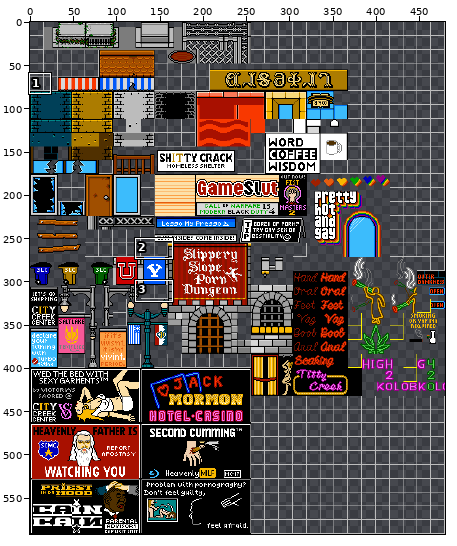
One commit to this sprite sheet: tilesheets/Salt_Lakebed_City/salt_lakebed_city.png. Above, an overview of the earlier version with the close-up marked.
Close-up. As it was:
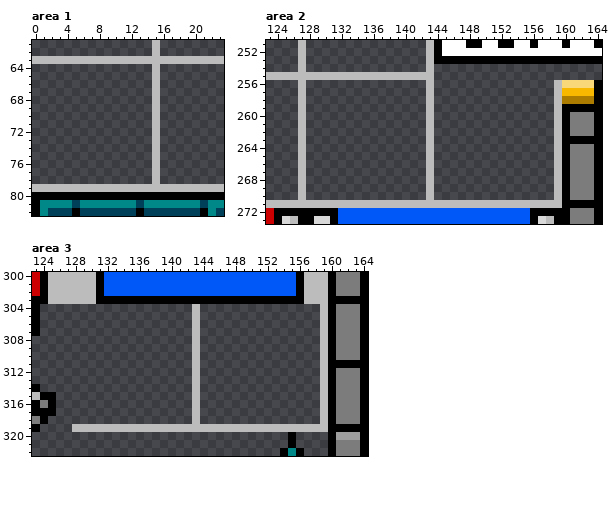
The file is 480x592 pixels. Colours within 5 levels of each other are drawn and written as one. Shown: area 1: x 0..23, y 61..82; area 2: x 123..164, y 251..273; area 3: x 123..164, y 300..322. The commit also changed other parts of the picture, which this record leaves out.
Once edited:
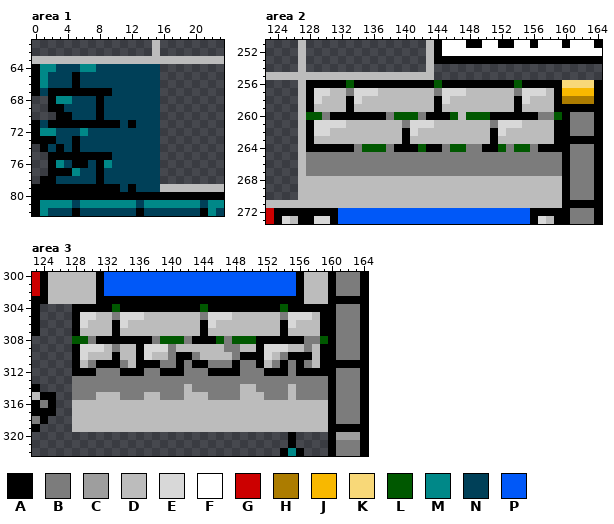
Palette (. is transparent): A #000000  B #7c7c7c  C #9e9e9e  D #bcbcbc  E #d8d8d8  F #ffffff  G #cc0000  H #ac7c00  J #f8b800  K #f8d878  L #005800  M #008888  N #004058  P #0058f8
Changes in this commit:
--- area 1
@@ x 0..23 @@
 63 DDDDDDDDDDDDDDDDDDDDDDDD
-64 ...............D........
-65 ...............D........
-66 ...............D........
-67 ...............D........
-68 ...............D........
-69 ...............D........
-70 ...............D........
-71 ...............D........
-72 ...............D........
-73 ...............D........
-74 ...............D........
-75 ...............D........
-76 ...............D........
-77 ...............D........
-78 ...............D........
-79 DDDDDDDDDDDDDDDDDDDDDDDD
+64 AMMNNNMMNNNNNNNN........
+65 AMNNNANNNNNNNNNN........
+66 AMNNNANNNNNNNNNN........
+67 ANAAAAAAAANNNNNN........
+68 ..AMMNNNANNNNNNN........
+69 ..AANNNNANNNNNNN........
+70 ...AANNNANNNNNNN........
+71 ANAAAAAAAAANANNN........
+72 AMMNNNMNNNNNNNNN........
+73 AAANNANNNNNNNNNN........
+74 .ANANANNNNNNNNNN........
+75 ..AAAAAAAANNNNNN........
+76 ..AMNAANAMNNNNNN........
+77 ..AAAMNNANNNNNNN........
+78 .AANNNNNANNNNNNN........
+79 AAAAAAAAAAANANNNDDDDDDDD
 80 AAAAAAAAAAAAAAAAAAAAAAAA
--- area 2
@@ x 123..164 @@
 255 DDDDDDDDDDDDDDDDDDDDD.....................
-256 ....D...............D...............DKKKKA
-257 ....D...............D...............DJJJJA
-258 ....D...............D...............DHHHHA
-259 ....D...............D...............DAAAAA
-260 ....D...............D...............DABBBA
-261 ....D...............D...............DABBBA
-262 ....D...............D...............DABBBA
-263 ....D...............D...............DAAAAA
-264 ....D...............D...............DABBBA
-265 ....D...............D...............DABBBA
-266 ....D...............D...............DABBBA
-267 ....D...............D...............DABBBA
-268 ....D...............D...............DABBBA
-269 ....D...............D...............DABBBA
-270 ....D...............D...............DABBBA
+256 ....DAAAAALAAAAAAAAAALAAAAAAAAALAAAAAKKKKA
+257 ....DAEEDDBEEEDDDDDDDBEEEDDDDDDBEEEDAJJJJA
+258 ....DAEDDDAEDDDDDDDDDAEDDDDDDDDAEDDDAHHHHA
+259 ....DADDDDADDDDDDDDDDADDDDDDDDDADDDDAAAAAA
+260 ....DLLBAAAAAAABLLLBAAALDLLLAAAAAABBLABBBA
+261 ....DAEEEEDDDDDDDBEEEDDDDDDDBEEEDDDDAABBBA
+262 ....DAEEDDDDDDDDDAEDDDDDDDDDAEDDDDDDAABBBA
+263 ....DADDDDDDDDDDDADDDDDDDDDDADDDDDDDAAAAAA
+264 ....DAAAAAABLLLBAAALAABLLBBAALBLLBAAAABBBA
+265 ....DBBBBBBBBBBBBBBBBBBBBBBBBBBBBBBBBABBBA
+266 ....DBBBBBBBBBBBBBBBBBBBBBBBBBBBBBBBBABBBA
+267 ....DBBBBBBBBBBBBBBBBBBBBBBBBBBBBBBBBABBBA
+268 ....DDDDDDDDDDDDDDDDDDDDDDDDDDDDDDDDDABBBA
+269 ....DDDDDDDDDDDDDDDDDDDDDDDDDDDDDDDDDABBBA
+270 ....DDDDDDDDDDDDDDDDDDDDDDDDDDDDDDDDDABBBA
 271 DDDDDDDDDDDDDDDDDDDDDDDDDDDDDDDDDDDDDAAAAA
--- area 3
@@ x 123..164 @@
 303 AADDDDDDAAAAAAAAAAAAAAAAAAAAAAAAAADDDAAAAA
-304 A...................D...............DABBBA
-305 A...................D...............DABBBA
-306 A...................D...............DABBBA
-307 A...................D...............DABBBA
-308 ....................D...............DABBBA
-309 ....................D...............DABBBA
-310 ....................D...............DABBBA
-311 ....................D...............DAAAAA
-312 ....................D...............DABBBA
-313 ....................D...............DABBBA
-314 A...................D...............DABBBA
-315 DAA.................D...............DABBBA
-316 ABA.................D...............DABBBA
-317 AAA.................D...............DABBBA
-318 BA..................D...............DABBBA
+304 A....AAAAALAAAAAAAAAALAAAAAAAAALAAAAAABBBA
+305 A....AEEDDBEEEDDDDDDDBEEEDDDDDDBEEEDAABBBA
+306 A....AEDDDAEDDDDDDDDDAEDDDDDDDDAEDDDAABBBA
+307 A....ADDDDADDDDDDDDDDADDDDDDDDDADDDDAABBBA
+308 .....LLBAAAAAAABLLLBAAALBLLLAAAAAABBLABBBA
+309 .....AEEEDBDDAEEEBDDDDDDBBDDAEEEDDBDAABBBA
+310 .....AEDDDADDAEDDBAABDDDDBAAAEDBAAADAABBBA
+311 .....ADBAAABDAAABBABAABBBABBADBABABDAAAAAA
+312 .....AAABBBAAABBAAABBBAAAABBBAAABAAAAABBBA
+313 .....BBBBBBBBBBBBBBBBBBBBBBBBBBBBBBBBABBBA
+314 A....BBBBBBBBBBBBBBDBBBBBBDDBBBBDBBBBABBBA
+315 DAA..BBBDDDBBBDDBBBDDDBBBBDDDBBBDBBBBABBBA
+316 ABA..DDDDDDDDDDDDDDDDDDDDDDDDDDDDDDDDABBBA
+317 AAA..DDDDDDDDDDDDDDDDDDDDDDDDDDDDDDDDABBBA
+318 BA...DDDDDDDDDDDDDDDDDDDDDDDDDDDDDDDDABBBA
 319 A....DDDDDDDDDDDDDDDDDDDDDDDDDDDDDDDDAAAAA
Boxes around the changes in both close-ups, in picture pixels (x1, y1, x2, y2):
changed: (32, 64, 160, 192)
changed: (306, 80, 562, 200)
changed: (72, 304, 328, 424)
